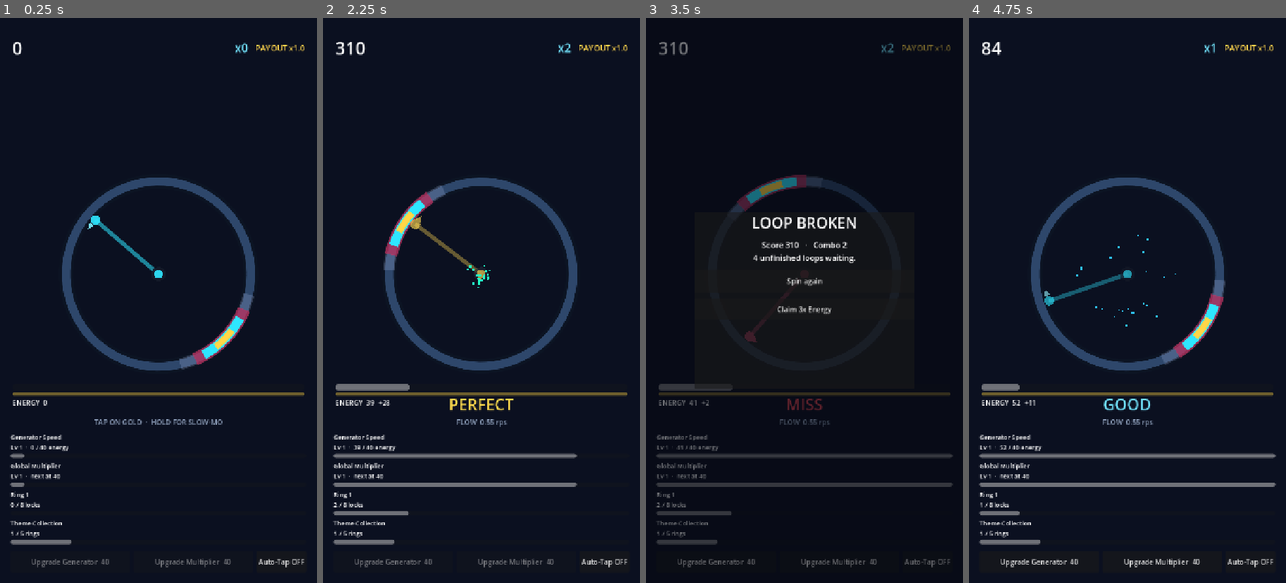
Above: before the commit, frames 1-4 (left to right).
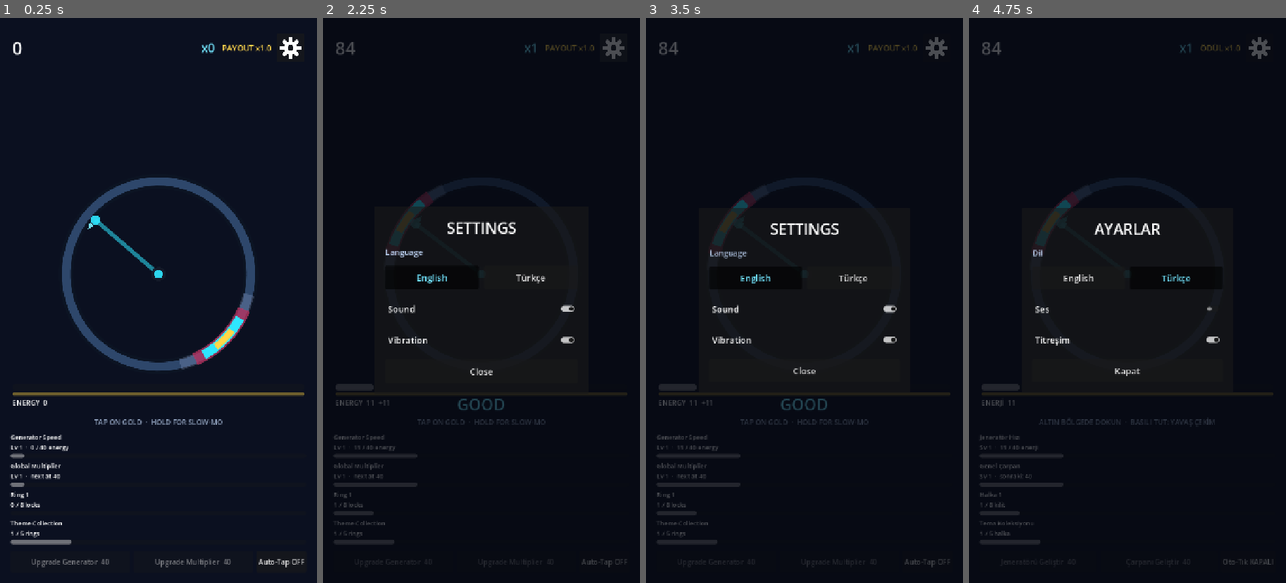
Above: after the commit, the same moments.

Repository: AvareGameStudio/loop-engine
Game: Godot game, scene res://scenes/Main.tscn
Two runs of this game, one before a commit and one after it. Both use one fixed random seed, a clock stepped at 60 frames per second and the inputs below.
Inputs (mouse positions are in pixels of both pictures, inside the frame that each line leads up to):
- Up to frame 1 (0.25 s): no input
- Up to frame 2 (2.25 s): click "Auto-Tap OFF" at 0.5 s; click "Auto-Tap ON" at 1.25 s; click (614, 46) at 2.02 s
- Up to frame 3 (3.5 s): click (756, 277) at 2.75 s, where only the run after the commit has a clickable "English"
- Up to frame 4 (4.75 s): click (1175, 277) at 3.5 s, where only the run after the commit has a clickable "Türkçe"; click (1127, 306) at 4.25 s, where only the run after the commit has a clickable "Ses"

The runs differ from the first frame. In frame 1, 0.4% of the frame differs, in the area x 63-96%, y 3-8%; in frame 2, 8.7%, in the area x 3-96%, y 3-98%; in frame 3, 4.6%; in frame 4, 8.6%.

Commit message:
Add settings popup with EN/TR localization, sound and vibration toggles.
Players need language choice and audio/haptic control; strings move to a CSV translation table and preferences persist separately from game progress.

Co-authored-by: Cursor <cursoragent@cursor.com>

Diff:
--- /dev/null
+++ b/assets/icons/settings.svg
@@ -0,0 +1,13 @@
+<svg xmlns="http://www.w3.org/2000/svg" width="64" height="64" viewBox="0 0 64 64">
+  <g fill="#ffffff">
+    <rect x="27" y="5" width="10" height="13" rx="2"/>
+    <rect x="27" y="5" width="10" height="13" rx="2" transform="rotate(45 32 32)"/>
+    <rect x="27" y="5" width="10" height="13" rx="2" transform="rotate(90 32 32)"/>
+    <rect x="27" y="5" width="10" height="13" rx="2" transform="rotate(135 32 32)"/>
+    <rect x="27" y="5" width="10" height="13" rx="2" transform="rotate(180 32 32)"/>
+    <rect x="27" y="5" width="10" height="13" rx="2" transform="rotate(225 32 32)"/>
+    <rect x="27" y="5" width="10" height="13" rx="2" transform="rotate(270 32 32)"/>
+    <rect x="27" y="5" width="10" height="13" rx="2" transform="rotate(315 32 32)"/>
+    <path fill-rule="evenodd" d="M50 32a18 18 0 1 1-36 0a18 18 0 1 1 36 0ZM40 32a8 8 0 1 0-16 0a8 8 0 1 0 16 0Z"/>
+  </g>
+</svg>
--- a/project.godot
+++ b/project.godot
@@ -20,6 +20,7 @@
 [autoload]
 
 EventBus="*res://scripts/autoload/EventBus.gd"
+Settings="*res://scripts/autoload/Settings.gd"
 GameState="*res://scripts/autoload/GameState.gd"
 TimeScale="*res://scripts/autoload/TimeScale.gd"
 
@@ -46,6 +47,10 @@
 
 pointing/emulate_touch_from_mouse=true
 
+[internationalization]
+
+locale/translations=PackedStringArray("res://translations/strings.en.translation", "res://translations/strings.tr.translation")
+
 [physics]
 
 3d/physics_engine="Jolt Physics"
--- /dev/null
+++ b/scenes/SettingsPopup.tscn
@@ -0,0 +1,106 @@
+[gd_scene load_steps=2 format=3]
+
+[ext_resource type="Script" path="res://scripts/ui/SettingsPopup.gd" id="1_script"]
+
+[node name="SettingsPopup" type="CanvasLayer"]
+process_mode = 3
+layer = 30
+script = ExtResource("1_script")
+
+[node name="Root" type="Control" parent="."]
+visible = false
+layout_mode = 1
+anchors_preset = 15
+anchor_right = 1.0
+anchor_bottom = 1.0
+grow_horizontal = 2
+grow_vertical = 2
+
+[node name="Dim" type="ColorRect" parent="Root"]
+layout_mode = 1
+anchors_preset = 15
+anchor_right = 1.0
+anchor_bottom = 1.0
+grow_horizontal = 2
+grow_vertical = 2
+color = Color(0.02, 0.03, 0.06, 0.72)
+
+[node name="Panel" type="PanelContainer" parent="Root"]
+layout_mode = 1
+anchors_preset = 8
+anchor_left = 0.5
+anchor_top = 0.5
+anchor_right = 0.5
+anchor_bottom = 0.5
+offset_left = -240.0
+offset_top = -210.0
+offset_right = 240.0
+offset_bottom = 210.0
+grow_horizontal = 2
+grow_vertical = 2
+pivot_offset = Vector2(240, 210)
+
+[node name="Margin" type="MarginContainer" parent="Root/Panel"]
+layout_mode = 2
+theme_override_constants/margin_left = 24
+theme_override_constants/margin_top = 24
+theme_override_constants/margin_right = 24
+theme_override_constants/margin_bottom = 24
+
+[node name="VBox" type="VBoxContainer" parent="Root/Panel/Margin"]
+layout_mode = 2
+theme_override_constants/separation = 18
+
+[node name="Title" type="Label" parent="Root/Panel/Margin/VBox"]
+layout_mode = 2
+theme_override_font_sizes/font_size = 34
+text = "SETTINGS_TITLE"
+horizontal_alignment = 1
+
+[node name="LanguageLabel" type="Label" parent="Root/Panel/Margin/VBox"]
+layout_mode = 2
+theme_override_colors/font_color = Color(0.7, 0.78, 0.9, 1)
+theme_override_font_sizes/font_size = 18
+text = "SETTINGS_LANGUAGE"
+
+[node name="LanguageRow" type="HBoxContainer" parent="Root/Panel/Margin/VBox"]
+layout_mode = 2
+theme_override_constants/separation = 12
+
+[node name="English" type="Button" parent="Root/Panel/Margin/VBox/LanguageRow"]
+custom_minimum_size = Vector2(0, 52)
+layout_mode = 2
+size_flags_horizontal = 3
+theme_override_colors/font_pressed_color = Color(0.45, 0.9, 1, 1)
+theme_override_colors/font_hover_pressed_color = Color(0.45, 0.9, 1, 1)
+theme_override_font_sizes/font_size = 20
+toggle_mode = true
+text = "English"
+
+[node name="Turkish" type="Button" parent="Root/Panel/Margin/VBox/LanguageRow"]
+custom_minimum_size = Vector2(0, 52)
+layout_mode = 2
+size_flags_horizontal = 3
+theme_override_colors/font_pressed_color = Color(0.45, 0.9, 1, 1)
+theme_override_colors/font_hover_pressed_color = Color(0.45, 0.9, 1, 1)
+theme_override_font_sizes/font_size = 20
+toggle_mode = true
+text = "Türkçe"
+
+[node name="Sound" type="CheckButton" parent="Root/Panel/Margin/VBox"]
+custom_minimum_size = Vector2(0, 52)
+layout_mode = 2
+theme_override_font_sizes/font_size = 20
+text = "SETTINGS_SOUND"
+
+[node name="Vibration" type="CheckButton" parent="Root/Panel/Margin/VBox"]
+custom_minimum_size = Vector2(0, 52)
+layout_mode = 2
+theme_override_font_sizes/font_size = 20
+text = "SETTINGS_VIBRATION"
+
+[node name="Close" type="Button" parent="Root/Panel/Margin/VBox"]
+custom_minimum_size = Vector2(0, 52)
+layout_mode = 2
+theme_override_font_sizes/font_size = 20
+text = "SETTINGS_CLOSE"
--- a/scenes/UIManager.tscn
+++ b/scenes/UIManager.tscn
@@ -1,7 +1,9 @@
-[gd_scene load_steps=3 format=3]
+[gd_scene load_steps=5 format=3]
 
 [ext_resource type="Script" path="res://scripts/ui/UIManager.gd" id="1_ui"]
 [ext_resource type="PackedScene" path="res://scenes/RevivePopup.tscn" id="2_revive"]
+[ext_resource type="PackedScene" path="res://scenes/SettingsPopup.tscn" id="3_settings"]
+[ext_resource type="Texture2D" path="res://assets/icons/settings.svg" id="4_gear"]
 
 [node name="UIManager" type="CanvasLayer"]
 layer = 10
@@ -22,7 +24,7 @@
 anchor_right = 1.0
 offset_left = 28.0
 offset_top = 36.0
-offset_right = -28.0
+offset_right = -104.0
 offset_bottom = 100.0
 mouse_filter = 2
 theme_override_constants/separation = 16
@@ -53,9 +55,9 @@
 anchor_top = 0.5
 anchor_right = 0.5
 anchor_bottom = 0.5
-offset_left = -200.0
+offset_left = -320.0
 offset_top = 210.0
-offset_right = 200.0
+offset_right = 320.0
 offset_bottom = 320.0
 mouse_filter = 2
 
@@ -63,13 +65,13 @@
 layout_mode = 2
 theme_override_font_sizes/font_size = 36
 horizontal_alignment = 1
-pivot_offset = Vector2(200, 20)
+pivot_offset = Vector2(320, 20)
 
 [node name="Hint" type="Label" parent="HUD/Center"]
 layout_mode = 2
 theme_override_colors/font_color = Color(0.7, 0.78, 0.9, 0.8)
 theme_override_font_sizes/font_size = 16
-text = "TAP ON GOLD  ·  HOLD FOR SLOW-MO"
+text = "HINT_RUN"
 horizontal_alignment = 1
 
 [node name="Bottom" type="VBoxContainer" parent="HUD"]
@@ -196,11 +198,28 @@
 [node name="Retry" type="Button" parent="RunOver/Panel/VBox"]
 custom_minimum_size = Vector2(0, 52)
 layout_mode = 2
-text = "Spin again"
+text = "RUN_RETRY"
 
 [node name="X3" type="Button" parent="RunOver/Panel/VBox"]
 custom_minimum_size = Vector2(0, 48)
 layout_mode = 2
 text = "Claim 3x Energy"
 
+[node name="SettingsButton" type="Button" parent="."]
+custom_minimum_size = Vector2(64, 64)
+layout_mode = 1
+anchors_preset = 1
+anchor_left = 1.0
+anchor_right = 1.0
+offset_left = -92.0
+offset_top = 36.0
+offset_right = -28.0
+offset_bottom = 100.0
+grow_horizontal = 0
+icon = ExtResource("4_gear")
+icon_alignment = 1
+expand_icon = true
+
 [node name="RevivePopup" parent="." instance=ExtResource("2_revive")]
+
+[node name="SettingsPopup" parent="." instance=ExtResource("3_settings")]
--- /dev/null
+++ b/scripts/autoload/Settings.gd
@@ -0,0 +1,67 @@
+extends Node
+## Player preferences (language, sound, vibration). Stored apart from game
+## progress so a progress reset never wipes them.
+
+const SETTINGS_PATH := "user://settings.cfg"
+const LANGUAGES: PackedStringArray = ["en", "tr"]
+
+var language: String = "en"
+var sound_enabled: bool = true
+var vibration_enabled: bool = true
+
+
+func _ready() -> void:
+	language = "tr" if OS.get_locale_language() == "tr" else "en"
+	_load()
+	TranslationServer.set_locale(language)
+	_apply_sound()
+
+
+func set_language(code: String) -> void:
+	if code == language or not LANGUAGES.has(code):
+		return
+	language = code
+	TranslationServer.set_locale(language)
+	_save()
+
+
+func set_sound_enabled(enabled: bool) -> void:
+	sound_enabled = enabled
+	_apply_sound()
+	_save()
+
+
+func set_vibration_enabled(enabled: bool) -> void:
+	vibration_enabled = enabled
+	_save()
+
+
+func vibrate(ms: int) -> void:
+	# Android exports also need the VIBRATE permission enabled in the export preset.
+	if vibration_enabled and OS.has_feature("mobile"):
+		Input.vibrate_handheld(ms)
+
+
+func _apply_sound() -> void:
+	AudioServer.set_bus_mute(AudioServer.get_bus_index("Master"), not sound_enabled)
+
+
+func _load() -> void:
+	var cfg := ConfigFile.new()
+	if cfg.load(SETTINGS_PATH) != OK:
+		return
+	var saved: String = String(cfg.get_value("general", "language", language))
+	if LANGUAGES.has(saved):
+		language = saved
+	sound_enabled = bool(cfg.get_value("general", "sound", sound_enabled))
+	vibration_enabled = bool(cfg.get_value("general", "vibration", vibration_enabled))
+
+
+func _save() -> void:
+	var cfg := ConfigFile.new()
+	cfg.set_value("general", "language", language)
+	cfg.set_value("general", "sound", sound_enabled)
+	cfg.set_value("general", "vibration", vibration_enabled)
+	var err: Error = cfg.save(SETTINGS_PATH)
+	if err != OK:
+		push_warning("Loop Engine: could not write settings (%s)." % error_string(err))
--- a/scripts/behavioral/ZeigarnikTracker.gd
+++ b/scripts/behavioral/ZeigarnikTracker.gd
@@ -18,30 +18,30 @@
 	return [
 		{
 			"id": "generator",
-			"title": "Generator Speed",
-			"subtitle": "Lv %d  ·  %d / %d energy" % [GameState.generator_level, GameState.energy, gen_cost],
+			"title": tr("LOOP_GENERATOR_TITLE"),
+			"subtitle": tr("LOOP_GENERATOR_SUB") % [GameState.generator_level, GameState.energy, gen_cost],
 			"progress": gen_fill,
 			"complete": GameState.energy >= gen_cost,
 		},
 		{
 			"id": "global_mult",
-			"title": "Global Multiplier",
-			"subtitle": "Lv %d  ·  next at %d" % [GameState.global_mult_level, mult_cost],
+			"title": tr("LOOP_MULT_TITLE"),
+			"subtitle": tr("LOOP_MULT_SUB") % [GameState.global_mult_level, mult_cost],
 			"progress": mult_fill,
 			"complete": GameState.energy >= mult_cost,
 		},
 		{
 			"id": "stage",
-			"title": "Ring %d" % GameState.current_stage,
-			"subtitle": "%d / %d locks" % [GameState.hits_in_stage, GameState.hits_needed],
+			"title": tr("LOOP_RING_TITLE") % GameState.current_stage,
+			"subtitle": tr("LOOP_RING_SUB") % [GameState.hits_in_stage, GameState.hits_needed],
 			# Not teased: the HUD stage bar shows the same value, and they must agree.
 			"progress": clampf(stage_fill, 0.0, 1.0),
 			"complete": stage_fill >= 1.0,
 		},
 		{
 			"id": "collection",
-			"title": "Theme Collection",
-			"subtitle": "%d / %d rings" % [GameState.unlocked_themes.size(), theme_goal],
+			"title": tr("LOOP_THEMES_TITLE"),
+			"subtitle": tr("LOOP_THEMES_SUB") % [GameState.unlocked_themes.size(), theme_goal],
 			"progress": theme_fill,
 			"complete": GameState.unlocked_themes.size() >= theme_goal,
 		},
--- a/scripts/ui/RevivePopup.gd
+++ b/scripts/ui/RevivePopup.gd
@@ -26,14 +26,14 @@
 	root.visible = true
 	var delta := float(result.get("delta_deg", 0.0))
 	var pct := float(result.get("full_circle_pct", 0.0))
-	title.text = "SO CLOSE!"
-	body.text = "You missed by %.1f°  (%.1f%% of the ring)\nWatch to revive this run." % [delta, pct]
-	watch.text = "Second Chance"
-	skip.text = "Let it go"
+	title.text = tr("REVIVE_TITLE")
+	body.text = "%s\n%s" % [tr("REVIVE_BODY") % [delta, pct], tr("REVIVE_PROMPT")]
+	watch.text = tr("REVIVE_WATCH")
+	skip.text = tr("REVIVE_SKIP")
 	watch.disabled = GameState.revive_used
 	if GameState.revive_used:
-		watch.text = "Revive already used"
-		body.text += "\nThis near-miss is the last one this run."
+		watch.text = tr("REVIVE_USED")
+		body.text += "\n" + tr("REVIVE_LAST")
 	_punch()
 
 
@@ -50,7 +50,7 @@
 		_skip()
 		return
 	watch.disabled = true
-	watch.text = "Loading ad…"
+	watch.text = tr("REVIVE_LOADING")
 	EventBus.ad_requested.emit("near_miss_revive", _result)
 
 
--- /dev/null
+++ b/scripts/ui/SettingsPopup.gd
@@ -0,0 +1,62 @@
+class_name SettingsPopup
+extends CanvasLayer
+## Language, sound, and vibration toggles. Pauses the game while open, so it
+## must keep processing itself.
+
+const VIBRATION_PREVIEW_MS: int = 30
+
+@onready var root: Control = $Root
+@onready var panel: Control = $Root/Panel
+@onready var english: Button = $Root/Panel/Margin/VBox/LanguageRow/English
+@onready var turkish: Button = $Root/Panel/Margin/VBox/LanguageRow/Turkish
+@onready var sound: CheckButton = $Root/Panel/Margin/VBox/Sound
+@onready var vibration: CheckButton = $Root/Panel/Margin/VBox/Vibration
+@onready var close_btn: Button = $Root/Panel/Margin/VBox/Close
+
+var _was_paused: bool = false
+
+
+func _ready() -> void:
+	root.visible = false
+	var languages := ButtonGroup.new()
+	english.button_group = languages
+	turkish.button_group = languages
+	english.pressed.connect(Settings.set_language.bind("en"))
+	turkish.pressed.connect(Settings.set_language.bind("tr"))
+	sound.toggled.connect(Settings.set_sound_enabled)
+	vibration.toggled.connect(_on_vibration_toggled)
+	close_btn.pressed.connect(close)
+
+
+func _unhandled_input(event: InputEvent) -> void:
+	if root.visible and event.is_action_pressed("ui_cancel"):
+		close()
+		get_viewport().set_input_as_handled()
+
+
+func open() -> void:
+	if root.visible:
+		return
+	english.set_pressed_no_signal(Settings.language == "en")
+	turkish.set_pressed_no_signal(Settings.language == "tr")
+	sound.set_pressed_no_signal(Settings.sound_enabled)
+	vibration.set_pressed_no_signal(Settings.vibration_enabled)
+	_was_paused = get_tree().paused
+	get_tree().paused = true
+	root.visible = true
+	panel.scale = Vector2(0.86, 0.86)
+	var tw := create_tween()
+	tw.set_ignore_time_scale(true)
+	tw.tween_property(panel, "scale", Vector2.ONE, 0.22).set_trans(Tween.TRANS_BACK).set_ease(Tween.EASE_OUT)
+
+
+func close() -> void:
+	if not root.visible:
+		return
+	root.visible = false
+	get_tree().paused = _was_paused
+
+
+func _on_vibration_toggled(enabled: bool) -> void:
+	Settings.set_vibration_enabled(enabled)
+	Settings.vibrate(VIBRATION_PREVIEW_MS)
--- a/scripts/ui/UIManager.gd
+++ b/scripts/ui/UIManager.gd
@@ -7,7 +7,6 @@
 	"near_miss": Color(1.0, 0.35, 0.55),
 	"miss": Color(0.8, 0.25, 0.3),
 }
-const RUN_HINT := "TAP ON GOLD  ·  HOLD FOR SLOW-MO"
 
 @onready var score_label: Label = $HUD/Top/Score
 @onready var combo_label: Label = $HUD/Top/Combo
@@ -26,11 +25,19 @@
 @onready var gen_btn: Button = $Meta/Actions/Gen
 @onready var glob_btn: Button = $Meta/Actions/Glob
 @onready var shop_btn: Button = $Meta/Actions/Shop
+@onready var settings_btn: Button = $SettingsButton
+@onready var settings_popup: SettingsPopup = $SettingsPopup
 
 var zeigarnik := ZeigarnikTracker.new()
 ## id -> {"bar": ProgressBar, "caption": Label}
 var _loop_rows: Dictionary[String, Dictionary] = {}
 var _grade_tween: Tween
+## Translation keys behind code-set texts, re-rendered on language change.
+var _hint_key: String = "HINT_RUN"
+var _hint_args: Array = []
+var _x3_key: String = "RUN_CLAIM_X3"
+var _run_end_reason: String = ""
+var _run_end_stats: Dictionary = {}
 
 
 func _ready() -> void:
@@ -41,6 +48,7 @@
 	gen_btn.pressed.connect(func() -> void: _upgrade("generator"))
 	glob_btn.pressed.connect(func() -> void: _upgrade("global_mult"))
 	shop_btn.pressed.connect(_toggle_auto_tap)
+	settings_btn.pressed.connect(settings_popup.open)
 	EventBus.tap_evaluated.connect(_on_tap)
 	EventBus.jackpot.connect(_on_jackpot)
 	EventBus.multiplier_changed.connect(_on_mult)
@@ -58,6 +66,33 @@
 	_refresh_upgrades()
 	_refresh_session()
 	_refresh_shop()
+	_render_hint()
+
+
+func _notification(what: int) -> void:
+	if what == NOTIFICATION_TRANSLATION_CHANGED and is_node_ready():
+		_refresh_texts()
+
+
+func _refresh_texts() -> void:
+	grade_label.text = ""
+	_render_hint()
+	_refresh_currency()
+	_refresh_upgrades()
+	_refresh_shop()
+	_on_loops(zeigarnik.loops())
+	if run_over.visible:
+		_render_run_over()
+
+
+func _set_hint(key: String, args: Array = []) -> void:
+	_hint_key = key
+	_hint_args = args
+	_render_hint()
+
+
+func _render_hint() -> void:
+	hint_label.text = tr(_hint_key) % _hint_args if not _hint_args.is_empty() else tr(_hint_key)
 
 
 func _refresh_session() -> void:
@@ -69,7 +104,7 @@
 
 func _on_tap(result: Dictionary) -> void:
 	var grade_name: String = String(result.grade_name)
-	_show_grade(grade_name.replace("_", " ").to_upper(), GRADE_COLORS.get(grade_name, Color.WHITE))
+	_show_grade(tr("GRADE_" + grade_name.to_upper()), GRADE_COLORS.get(grade_name, Color.WHITE))
 
 
 func _show_grade(text: String, color: Color) -> void:
@@ -84,18 +119,18 @@
 
 
 func _on_jackpot(mult: float, label: String) -> void:
-	_show_grade("%s  x%.0f" % [label, mult], Color(1.0, 0.84, 0.2))
+	_show_grade("%s  x%.0f" % [tr(label), mult], Color(1.0, 0.84, 0.2))
 
 
 func _on_countdown(step: int) -> void:
 	if step > 0:
 		_show_grade(str(step), Color.WHITE)
 	else:
-		_show_grade("GO", GRADE_COLORS.good)
+		_show_grade(tr("COUNTDOWN_GO"), GRADE_COLORS.good)
 
 
 func _on_mult(value: float) -> void:
-	mult_label.text = "PAYOUT x%.1f" % value
+	mult_label.text = tr("HUD_PAYOUT") % value
 
 
 func _on_focus(value: float) -> void:
@@ -103,7 +138,7 @@
 
 
 func _on_energy(amount: int, delta: int) -> void:
-	energy_label.text = "ENERGY  %d" % amount + ("  +%d" % delta if delta > 0 else "")
+	energy_label.text = tr("HUD_ENERGY") % amount + ("  +%d" % delta if delta > 0 else "")
 	_refresh_upgrades()
 
 
@@ -135,30 +170,36 @@
 
 
 func _on_run_end(reason: String, stats: Dictionary) -> void:
+	_run_end_reason = reason
+	_run_end_stats = stats
+	_x3_key = "RUN_BOOST_AUTO" if GameState.no_ads else "RUN_CLAIM_X3"
+	x3_btn.disabled = GameState.no_ads
 	run_over.visible = true
-	run_over_title.text = "ALMOST" if reason == "near_miss" else "LOOP BROKEN"
-	run_over_body.text = "Score %d   ·   Combo %d\n%d unfinished loops waiting." % [
-		int(stats.get("score", 0)),
-		int(stats.get("combo", 0)),
-		zeigarnik.open_count(),
+	_render_run_over()
+
+
+func _render_run_over() -> void:
+	run_over_title.text = tr("RUN_OVER_ALMOST" if _run_end_reason == "near_miss" else "RUN_OVER_BROKEN")
+	run_over_body.text = "%s\n%s" % [
+		tr("RUN_OVER_STATS") % [int(_run_end_stats.get("score", 0)), int(_run_end_stats.get("combo", 0))],
+		tr("RUN_OVER_LOOPS") % zeigarnik.open_count(),
 	]
-	x3_btn.disabled = GameState.no_ads
-	x3_btn.text = "Claim 3x Energy" if not GameState.no_ads else "Boost auto-claimed"
+	x3_btn.text = tr(_x3_key)
 
 
 func _on_run_start() -> void:
 	run_over.visible = false
-	hint_label.text = RUN_HINT
+	_set_hint("HINT_RUN")
 	grade_label.text = ""
 	focus_bar.value = 1.0
 
 
 func _on_stage(index: int, _payout: int) -> void:
-	hint_label.text = "RING %d UNLOCKED" % (index + 1)
+	_set_hint("HINT_RING_UNLOCKED", [index + 1])
 
 
 func _on_dda(profile: Dictionary) -> void:
-	hint_label.text = "FLOW  %.2f rps" % float(profile.rpm)
+	_set_hint("HINT_FLOW", [float(profile.rpm)])
 
 
 func _retry() -> void:
@@ -177,7 +218,8 @@
 	if placement == "end_multiplier":
 		x3_btn.disabled = false
 		if rewarded:
-			x3_btn.text = "Boost claimed"
+			_x3_key = "RUN_BOOST_CLAIMED"
+			x3_btn.text = tr(_x3_key)
 			x3_btn.disabled = true
 
 
@@ -190,15 +232,15 @@
 func _refresh_upgrades() -> void:
 	var gen_cost: int = GameState.upgrade_cost("generator")
 	var mult_cost: int = GameState.upgrade_cost("global_mult")
-	gen_btn.text = "Upgrade Generator  %d" % gen_cost
-	glob_btn.text = "Upgrade Multiplier  %d" % mult_cost
+	gen_btn.text = tr("UPGRADE_GENERATOR") % gen_cost
+	glob_btn.text = tr("UPGRADE_MULTIPLIER") % mult_cost
 	gen_btn.disabled = GameState.energy < gen_cost
 	glob_btn.disabled = GameState.energy < mult_cost
 
 
 func _refresh_currency() -> void:
-	energy_label.text = "ENERGY  %d" % GameState.energy
-	mult_label.text = "PAYOUT x%.1f" % GameState.session_multiplier
+	energy_label.text = tr("HUD_ENERGY") % GameState.energy
+	mult_label.text = tr("HUD_PAYOUT") % GameState.session_multiplier
 
 
 ## Prototype-only: toggles the Auto-Tap entitlement so idle can be felt in-session.
@@ -209,4 +251,4 @@
 
 
 func _refresh_shop() -> void:
-	shop_btn.text = "Auto-Tap ON" if GameState.auto_tap else "Auto-Tap OFF"
+	shop_btn.text = tr("AUTO_TAP_ON" if GameState.auto_tap else "AUTO_TAP_OFF")
--- a/scripts/vfx/Juice.gd
+++ b/scripts/vfx/Juice.gd
@@ -43,29 +43,29 @@
 			_punch(1.06)
 			_burst(28, Color(0.35, 1.0, 0.85))
 			_flash_pointer()
-			_vibrate(15)
+			Settings.vibrate(15)
 		"good":
 			_add_shake(4.0 * intensity)
 			_punch(1.03)
 			_burst(16, Color(0.45, 0.75, 1.0))
-			_vibrate(8)
+			Settings.vibrate(8)
 		"near_miss":
 			TimeScale.hitstop(0.18)
 			_add_shake(14.0)
 			_punch(0.94)
 			_burst(36, Color(1.0, 0.35, 0.55))
-			_vibrate(40)
+			Settings.vibrate(40)
 		"miss":
 			_add_shake(18.0)
 			_punch(0.9)
 			_burst(22, Color(0.7, 0.2, 0.3))
-			_vibrate(60)
+			Settings.vibrate(60)
 		"jackpot":
 			TimeScale.hitstop(0.1)
 			_add_shake(12.0)
 			_burst(48, Color(1.0, 0.84, 0.2))
 			_pulse_glow()
-			_vibrate(30)
+			Settings.vibrate(30)
 
 
 func _add_shake(amount: float) -> void:
@@ -108,9 +108,3 @@
 	_glow_tween.tween_property(mat, "shader_parameter/intensity", 2.5, 0.08)
 	_glow_tween.parallel().tween_property(mat, "shader_parameter/pulse", PI * 0.5, 0.08).from(0.0)
 	_glow_tween.tween_property(mat, "shader_parameter/intensity", 0.0, 0.6).set_trans(Tween.TRANS_QUAD).set_ease(Tween.EASE_OUT)
-
-
-func _vibrate(ms: int) -> void:
-	# Android exports also need the VIBRATE permission enabled in the export preset.
-	if OS.has_feature("mobile"):
-		Input.vibrate_handheld(ms)
--- /dev/null
+++ b/translations/strings.csv
@@ -0,0 +1,45 @@
+keys,en,tr
+HINT_RUN,TAP ON GOLD  ·  HOLD FOR SLOW-MO,ALTIN BÖLGEDE DOKUN  ·  BASILI TUT: YAVAŞ ÇEKİM
+HINT_RING_UNLOCKED,RING %d UNLOCKED,HALKA %d AÇILDI
+HINT_FLOW,FLOW  %.2f rps,AKIŞ  %.2f tur/sn
+HUD_PAYOUT,PAYOUT x%.1f,ÖDÜL x%.1f
+HUD_ENERGY,ENERGY  %d,ENERJİ  %d
+GRADE_PERFECT,PERFECT,MÜKEMMEL
+GRADE_GOOD,GOOD,İYİ
+GRADE_NEAR_MISS,NEAR MISS,KIL PAYI
+GRADE_MISS,MISS,ISKA
+JACKPOT,JACKPOT,BÜYÜK İKRAMİYE
+COUNTDOWN_GO,GO,BAŞLA
+UPGRADE_GENERATOR,Upgrade Generator  %d,Jeneratörü Geliştir  %d
+UPGRADE_MULTIPLIER,Upgrade Multiplier  %d,Çarpanı Geliştir  %d
+AUTO_TAP_ON,Auto-Tap ON,Oto-Tık AÇIK
+AUTO_TAP_OFF,Auto-Tap OFF,Oto-Tık KAPALI
+LOOP_GENERATOR_TITLE,Generator Speed,Jeneratör Hızı
+LOOP_GENERATOR_SUB,Lv %d  ·  %d / %d energy,Sv %d  ·  %d / %d enerji
+LOOP_MULT_TITLE,Global Multiplier,Genel Çarpan
+LOOP_MULT_SUB,Lv %d  ·  next at %d,Sv %d  ·  sonraki: %d
+LOOP_RING_TITLE,Ring %d,Halka %d
+LOOP_RING_SUB,%d / %d locks,%d / %d kilit
+LOOP_THEMES_TITLE,Theme Collection,Tema Koleksiyonu
+LOOP_THEMES_SUB,%d / %d rings,%d / %d halka
+RUN_OVER_ALMOST,ALMOST,NEREDEYSE
+RUN_OVER_BROKEN,LOOP BROKEN,DÖNGÜ KIRILDI
+RUN_OVER_STATS,Score %d   ·   Combo %d,Skor %d   ·   Kombo %d
+RUN_OVER_LOOPS,%d unfinished loops waiting.,%d yarım kalan hedef seni bekliyor.
+RUN_RETRY,Spin again,Tekrar çevir
+RUN_CLAIM_X3,Claim 3x Energy,3x Enerji Al
+RUN_BOOST_AUTO,Boost auto-claimed,Bonus otomatik alındı
+RUN_BOOST_CLAIMED,Boost claimed,Bonus alındı
+REVIVE_TITLE,SO CLOSE!,ÇOK YAKINDIN!
+REVIVE_BODY,You missed by %.1f°  (%.1f%% of the ring),%.1f° farkla kaçırdın  (halkanın %%%.1f kadarı)
+REVIVE_PROMPT,Watch to revive this run.,İzle ve bu turu kurtar.
+REVIVE_LAST,This near-miss is the last one this run.,Bu turdaki son kıl payın buydu.
+REVIVE_WATCH,Second Chance,İkinci Şans
+REVIVE_SKIP,Let it go,Boş ver
+REVIVE_USED,Revive already used,Canlanma hakkı kullanıldı
+REVIVE_LOADING,Loading ad…,Reklam yükleniyor…
+SETTINGS_TITLE,SETTINGS,AYARLAR
+SETTINGS_LANGUAGE,Language,Dil
+SETTINGS_SOUND,Sound,Ses
+SETTINGS_VIBRATION,Vibration,Titreşim
+SETTINGS_CLOSE,Close,Kapat
Not shown, added: assets/icons/settings.svg.import
Not shown, added: scripts/autoload/Settings.gd.uid
Not shown, added: scripts/ui/SettingsPopup.gd.uid
Not shown, added: translations/strings.csv.import
Not shown, changed: README.md
